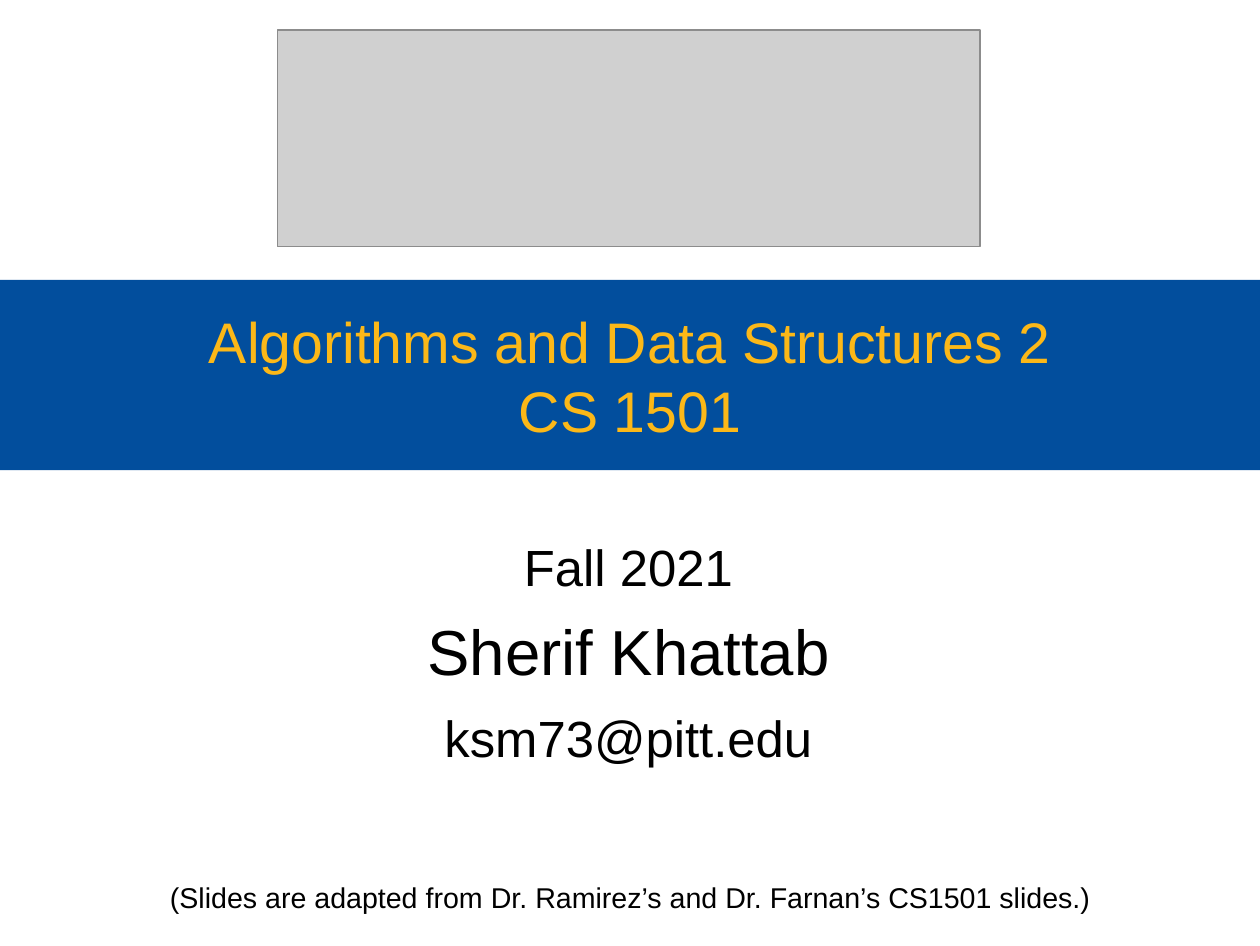
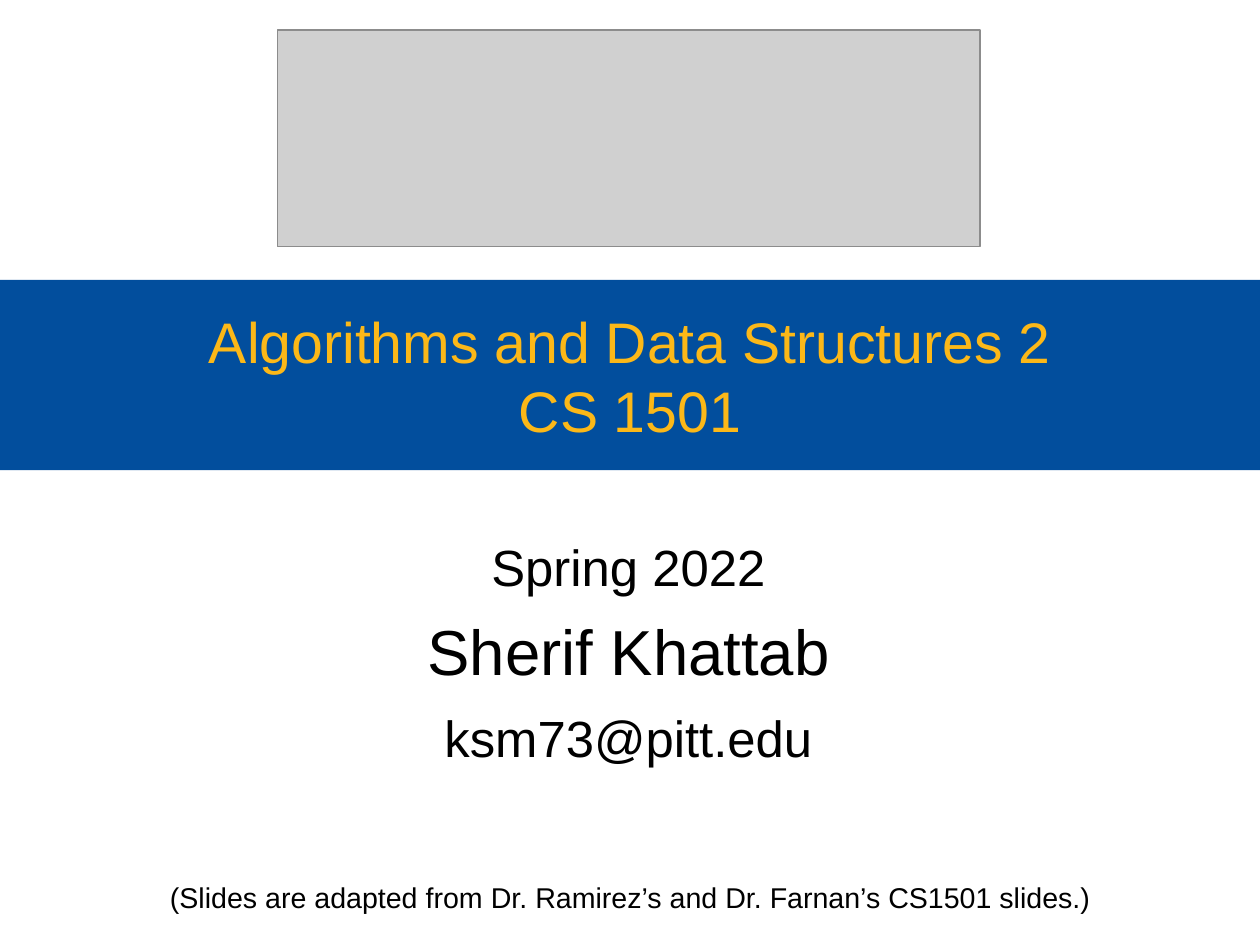
Before and after one commit to cs1501-2224/handouts, a slide deck: slide 1 of DraftSlides/Lecture16.pptx. Drawn at 1260x946 pixels with LibreOffice and Linux fonts; fonts in the diff are those of the drawing; grey boxes stand for pictures. Boxes give left, top, right and bottom in pixels: in the first picture for what was removed or moved away, otherwise in the second. Text is boxed around its words. In the diff, an @@ line names an element or a change of style, - is before the commit and + after.

```diff
--- a/DraftSlides/Lecture16.pptx
+++ b/DraftSlides/Lecture16.pptx
@@ subtitle at box(491, 549, 765, 597): text changed @@
-Fall 2021
+Spring 2022
```
Also in this commit, not shown: 5 other slides changed, 12 slides added, 1 other file.
